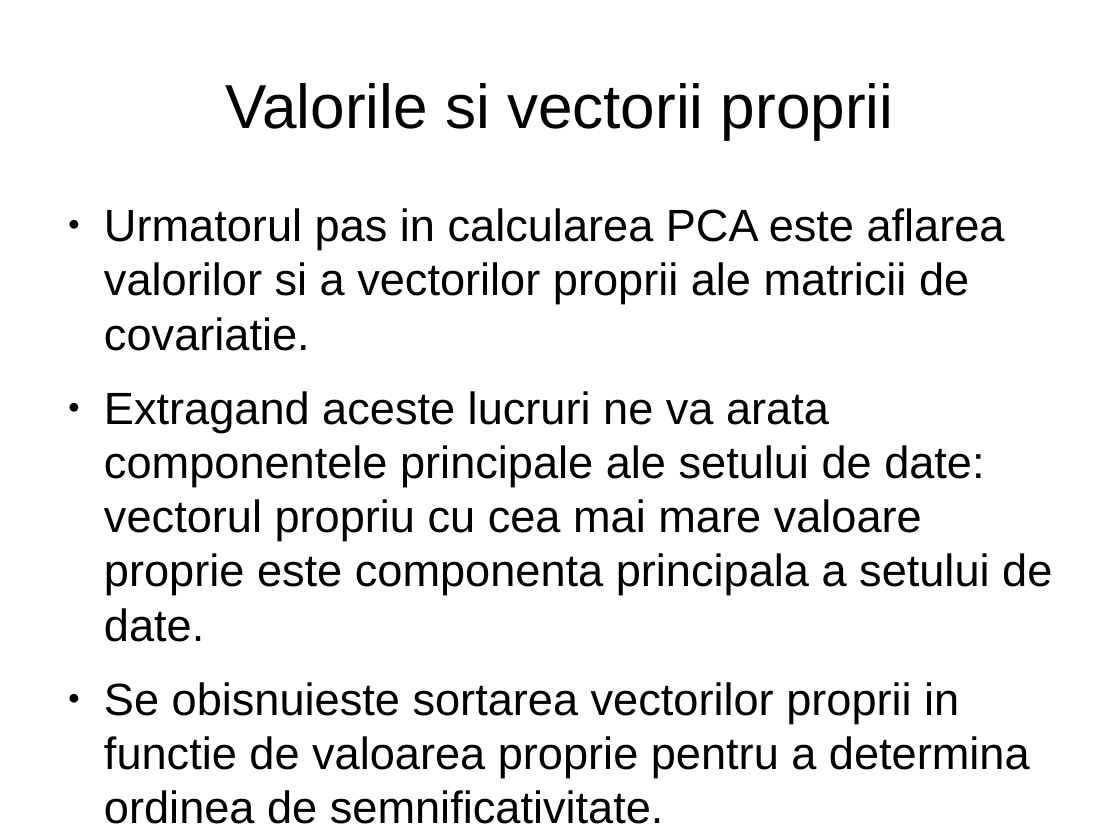
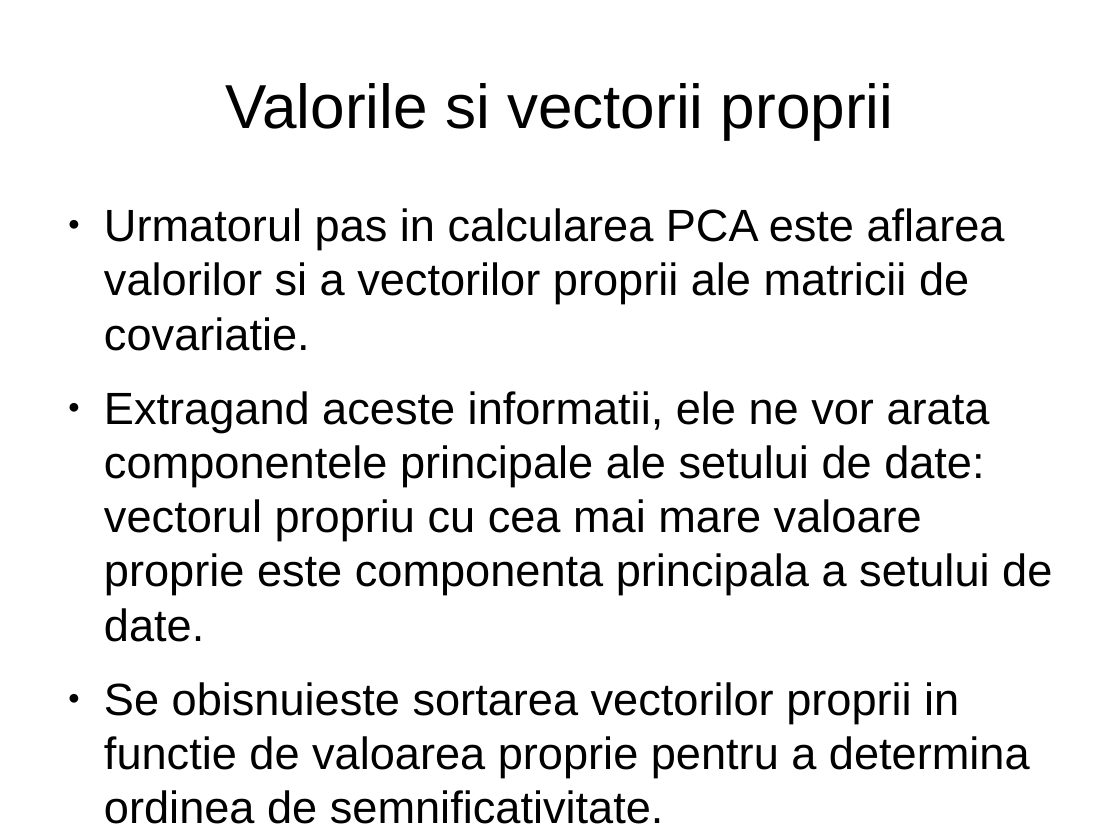
Before and after one commit to radumotrescu/SiemensDiscoverIT, a slide deck: slide 13 of PCA Presentation.odp. Drawn at 1120x840 pixels with LibreOffice and Linux fonts; fonts in the diff are those of the drawing. Boxes give left, top, right and bottom in pixels: in the first picture for what was removed or moved away, otherwise in the second. Text is boxed around its words. In the diff, an @@ line names an element or a change of style, - is before the commit and + after.

```diff
--- a/PCA Presentation.odp
+++ b/PCA Presentation.odp
@@ text at box(104, 391, 1052, 642): text changed @@
-● Extragand aceste lucruri ne va arata componentele principale ale setului de date: vectorul propriu cu cea mai mare valoare proprie este componenta principala a setului de date.
+● Extragand aceste informatii, ele ne vor arata componentele principale ale setului de date: vectorul propriu cu cea mai mare valoare proprie este componenta principala a setului de date.
```
Also in this commit, not shown: 7 other slides changed.
